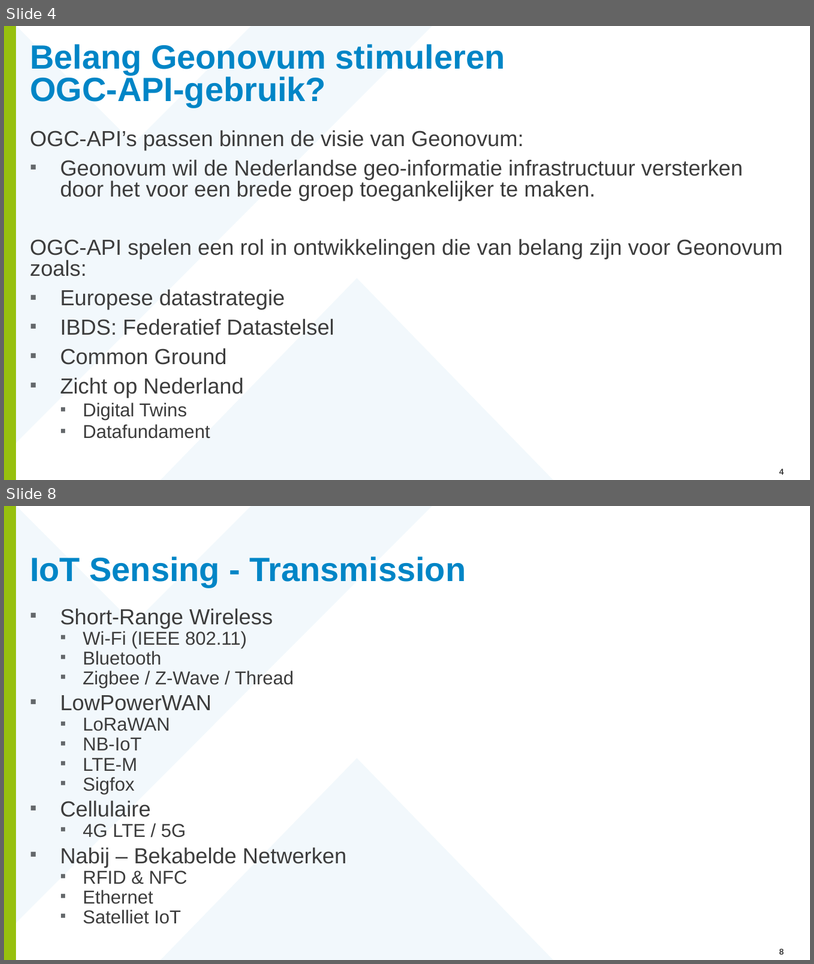
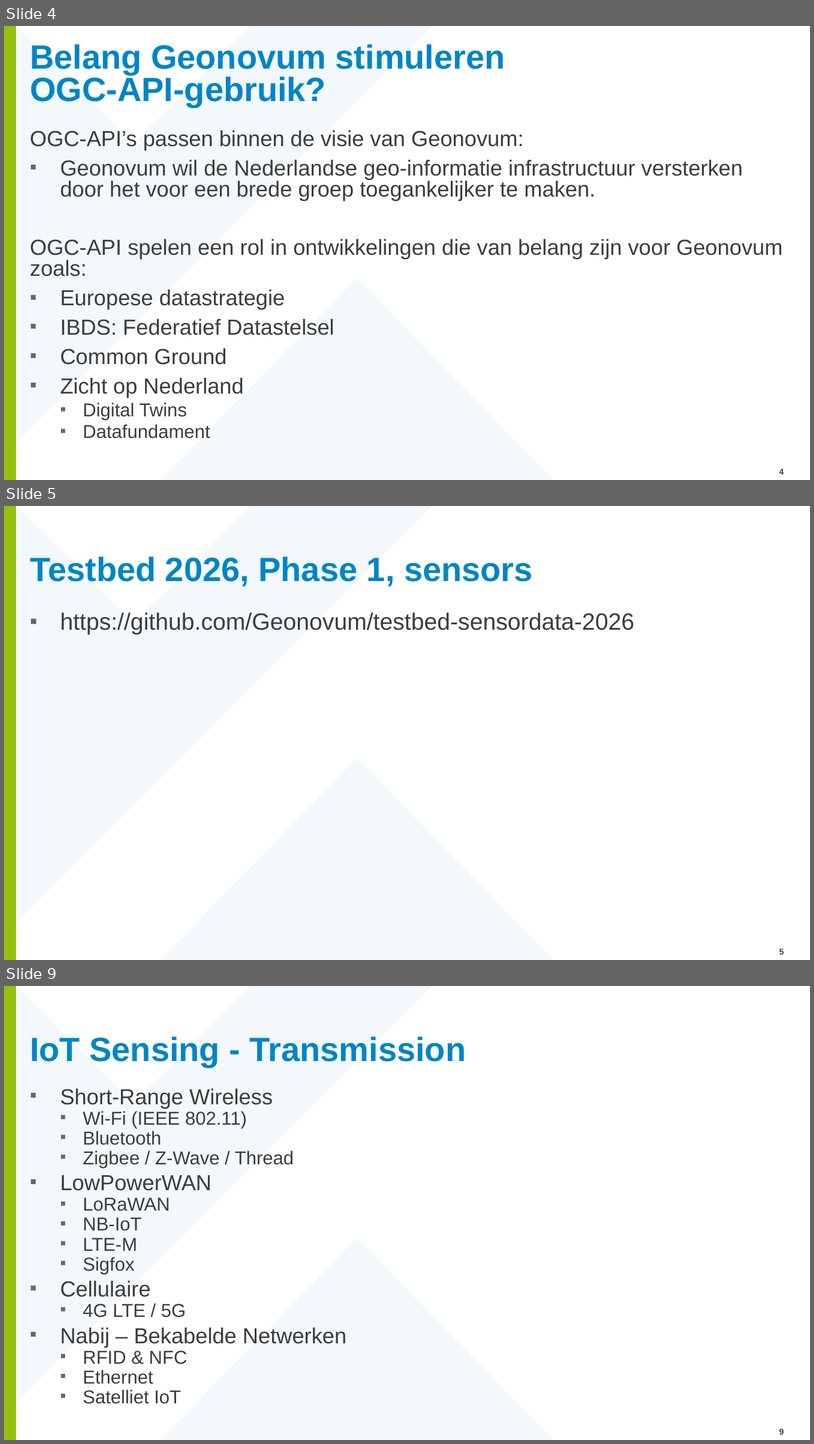
Before and after one commit to Geonovum/Workshop-OGC-Sensor-APIs-basis, a slide deck: Presentatie/SensorThingsAPI_AbInitio.pptx. Shown one above the other, each under a label of ours: slides 4 and 8 before the commit, slides 4, 5 and 9 after it; the slides between them are not shown. The pictures are 814x964 and 814x1444 pixels, drawn with LibreOffice and Linux fonts; fonts in the diff are those of the drawing; background and template pictures are left out. Boxes give left, top, right and bottom in pixels: in the first picture for what was removed or moved away, otherwise in the second. Text is boxed around its words. In the diff, an @@ line names an element or a change of style, - is before the commit and + after.

```diff
--- a/Presentatie/SensorThingsAPI_AbInitio.pptx
+++ b/Presentatie/SensorThingsAPI_AbInitio.pptx
@@ slide 5 added at box(4, 506, 810, 960), background #FFFFFF; not listed: 3 template elements that a slide beside it also shows @@
@@ title added at box(30, 556, 533, 586), 40 pt, text #0085C6, bold @@
+Testbed 2026, Phase 1, sensors
@@ text added at box(60, 612, 635, 634), 28 pt, text #3C3C3C @@
+▪ https://github.com/Geonovum/testbed-sensordata-2026
@@ page number added at box(780, 948, 785, 954), 10 pt, text #3C3C3C, bold @@
+5
@@ what was slide 8 is now slide 9 @@
```
Also in this commit, not shown: 10 slides changed, 5 other files.
